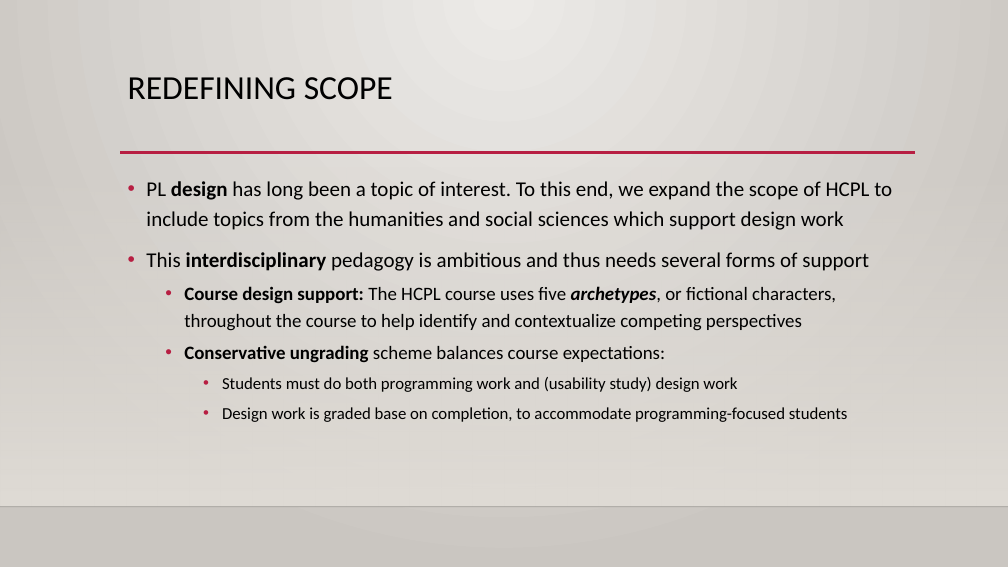
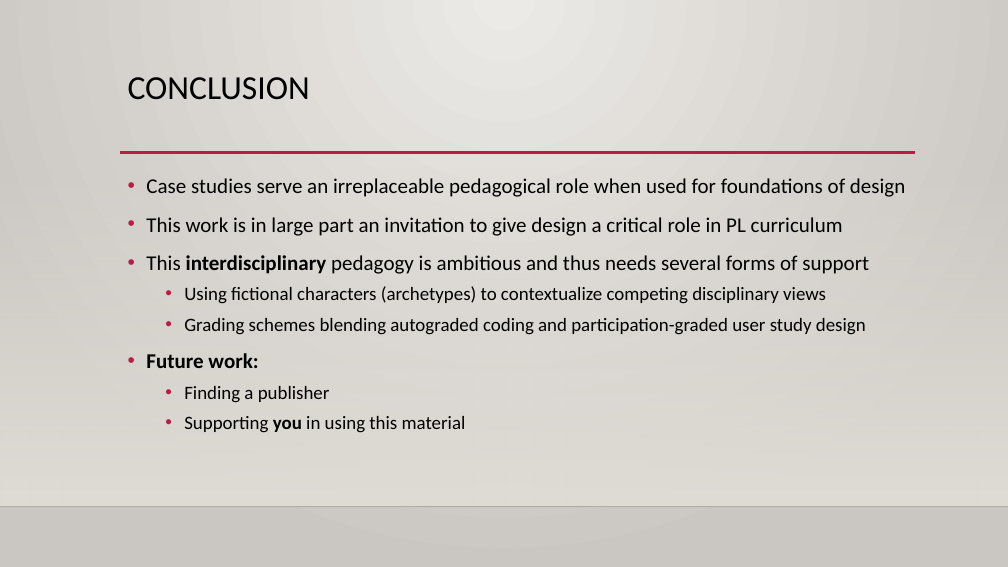
Before and after one commit to rbohrer/pl-course, a slide deck: slide 25 of hcpl/tfpie24.pptx (slide 37 before the commit). Drawn at 1008x567 pixels with LibreOffice and Linux fonts; fonts in the diff are those of the drawing; background and template pictures are left out. Boxes give left, top, right and bottom in pixels: in the first picture for what was removed or moved away, otherwise in the second. Text is boxed around its words. In the diff, an @@ line names an element or a change of style, - is before the commit and + after.

```diff
--- a/hcpl/tfpie24.pptx
+++ b/hcpl/tfpie24.pptx
@@ title at box(128, 77, 310, 100): text changed @@
-REDEFINING SCOPE
+CONCLUSION
@@ text at box(146, 178, 905, 236): text changed @@
-• PL design has long been a topic of interest. To this end, we expand the scope of HCPL to include topics from the humanities and social sciences which support design work
+• Case studies serve an irreplaceable pedagogical role when used for foundations of design
+• This work is in large part an invitation to give design a critical role in PL curriculum
@@ text at box(146, 255, 869, 274): line spacing 1.2 to 1.1 @@
@@ text at box(146, 286, 866, 433): text changed @@
-  • Course design support: The HCPL course uses five archetypes, or fictional characters, throughout the course to help identify and contextualize competing perspectives
-  • Conservative ungrading scheme balances course expectations:
-    • Students must do both programming work and (usability study) design work
-    • Design work is graded base on completion, to accommodate programming-focused students
+  • Using fictional characters (archetypes) to contextualize competing disciplinary views
+  • Grading schemes blending autograded coding and participation-graded user study design
+• Future work:
+  • Finding a publisher
+  • Supporting you in using this material
```
Also in this commit, not shown: 5 other slides changed, 2 slides added, 1 slide removed.
